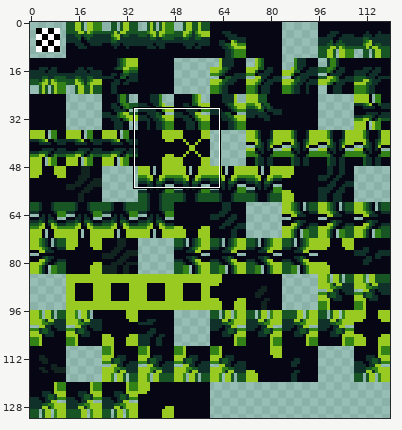
Sprite sheet, stored at tilesets/ts_jungle_foreground_1/output_tileset.png. The picture above shows the old version from afar; the outline marks the close-up.
Close-up. Before the edit:
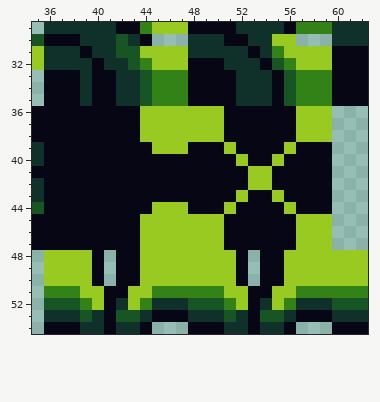
The file is 120x132 pixels. Shown: x 35..62, y 29..54.
And afterwards:
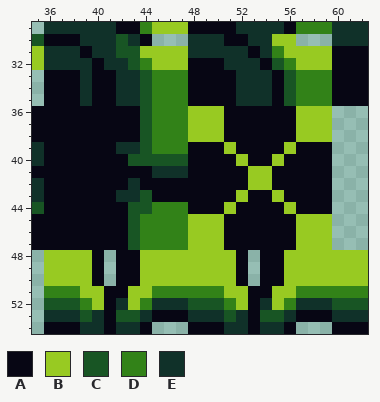
Palette (. is transparent): A #070614  B #98ca22  C #185524  D #328218  E #103129
Difference:
Changed rows in their new state; - is an unchanged pixel.
first column x 42:
36 --CDDD
37 --CDDD
38 --CDDD
39 EECDDD
40 -CCCCC
41 ---EEE
42 -E----
43 EEC---
44 -CCDDD
45 -CDDDD
46 -CDDDD
47 -CDDDD
